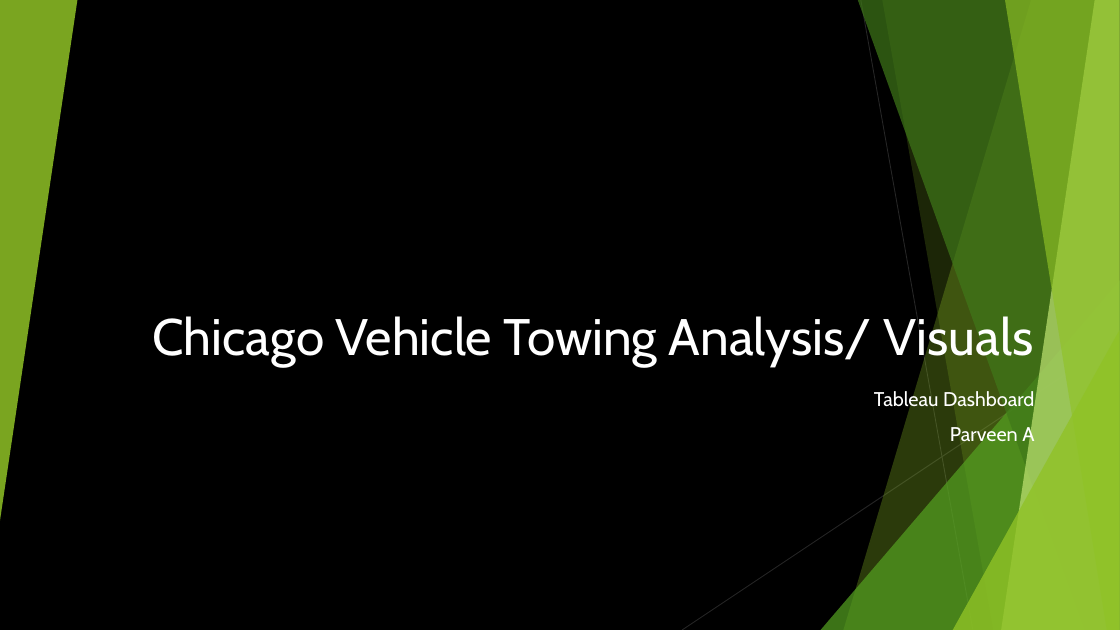
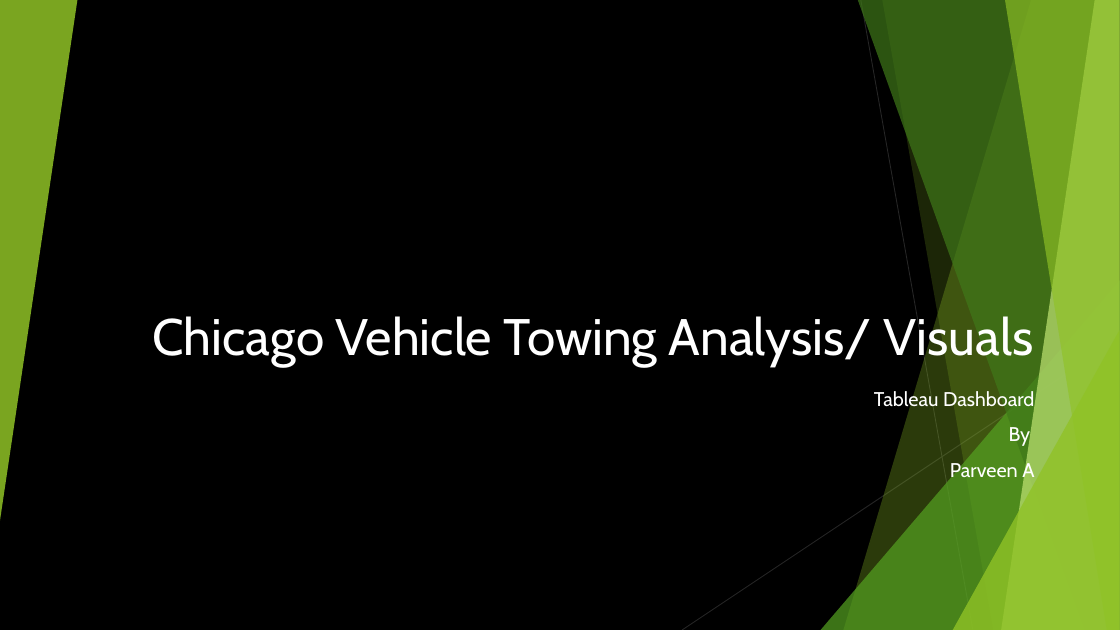
Before and after one commit to ParveenA14/ChicagoTowingDashboard, a slide deck: slide 1 of Final Presentation.pptx. Drawn at 1120x630 pixels with LibreOffice and Linux fonts; fonts in the diff are those of the drawing; background and template pictures are left out. Boxes give left, top, right and bottom in pixels: in the first picture for what was removed or moved away, otherwise in the second. Text is boxed around its words. In the diff, an @@ line names an element or a change of style, - is before the commit and + after.

Commit message:
PPt commit

```diff
--- a/Final Presentation.pptx
+++ b/Final Presentation.pptx
@@ subtitle at <box>1009,427,1030,446</box>: paragraph added @@
+By
```
